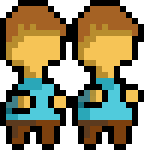
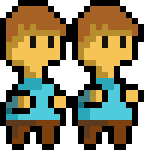
The second 144 × 150 image is a revision of the first. Changes to its layers:
added layer "eyes" (90%) above "Layer 2" over [30, 36, 126, 48]
hid "Background" over [30, 36, 126, 48]
